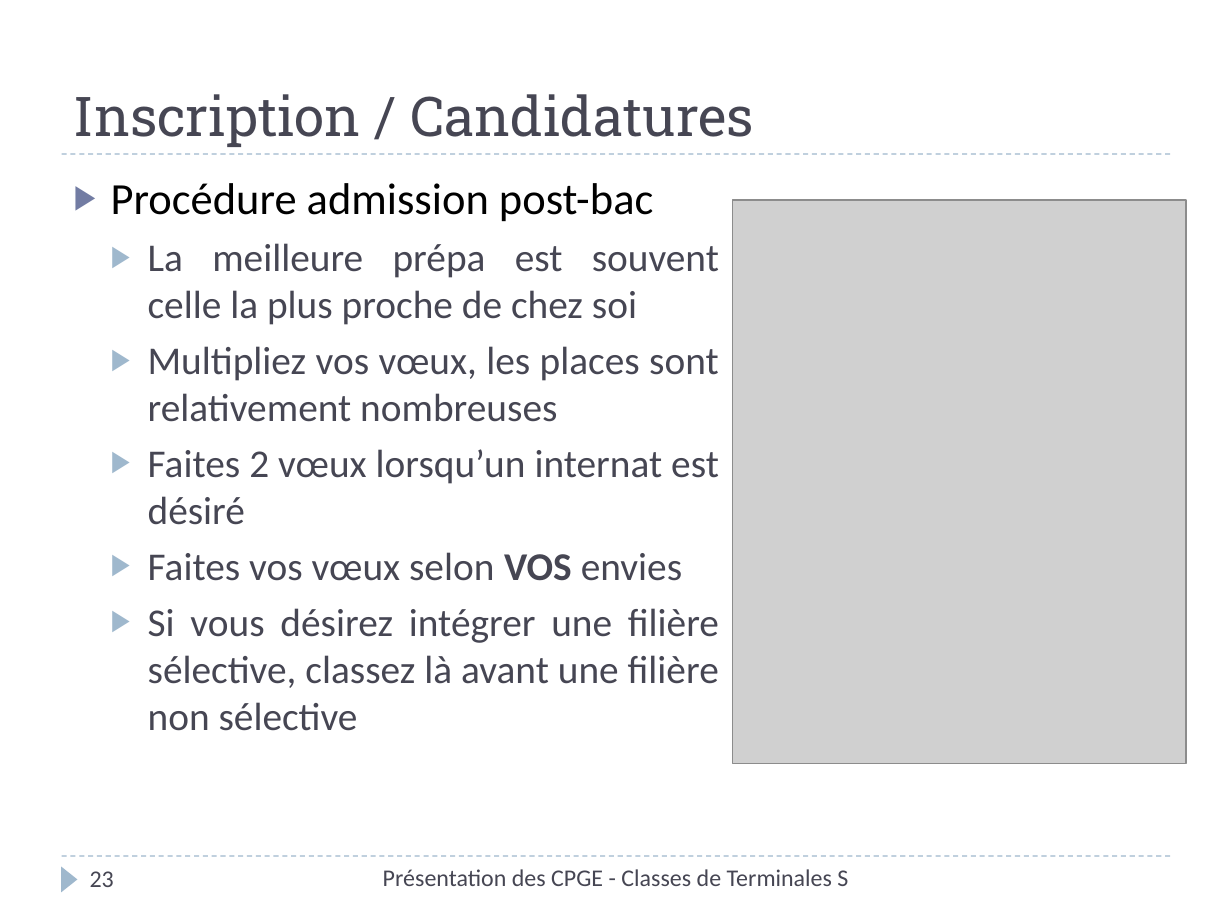
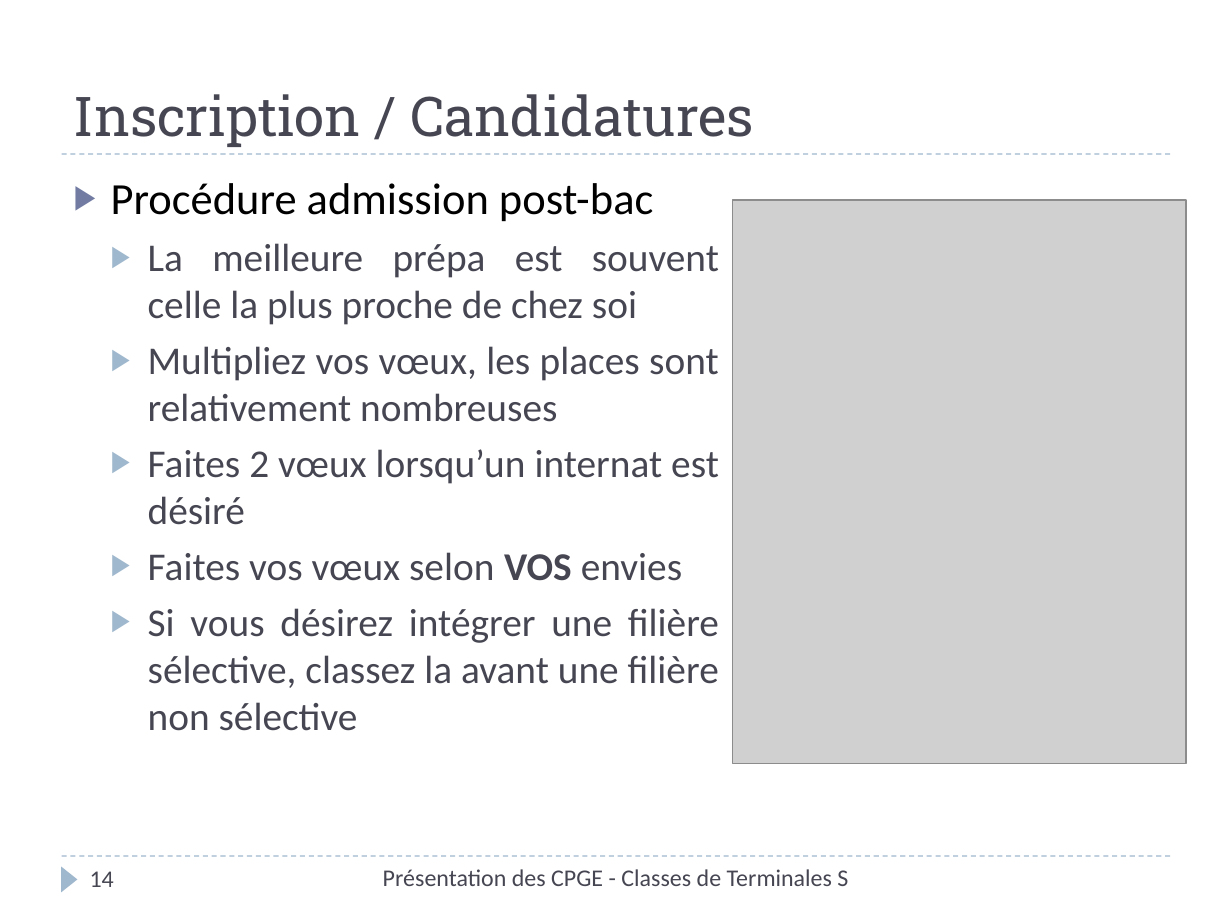
Before and after one commit to xpessoles/Orientation, a slide deck: slide 14 of Rouviere/PresentationCPGE_Terminale_2014.pptx (slide 23 before the commit). Drawn at 1232x924 pixels with LibreOffice and Linux fonts; fonts in the diff are those of the drawing; grey boxes stand for pictures. Boxes give left, top, right and bottom in pixels: in the first picture for what was removed or moved away, otherwise in the second. Text is boxed around its words. In the diff, an @@ line names an element or a change of style, - is before the commit and + after.

```diff
--- a/Rouviere/PresentationCPGE_Terminale_2014.pptx
+++ b/Rouviere/PresentationCPGE_Terminale_2014.pptx
@@ text at <box>148,608,719,731</box>: text changed @@
-  ▶ Si vous désirez intégrer une filière sélective, classez là avant une filière non sélective
+  ▶ Si vous désirez intégrer une filière sélective, classez la avant une filière non sélective
@@ page number at <box>90,871,114,887</box>: text changed @@
-23
+14
```
Also in this commit, not shown: 9 other slides changed, 1 slide added, 11 slides removed.
